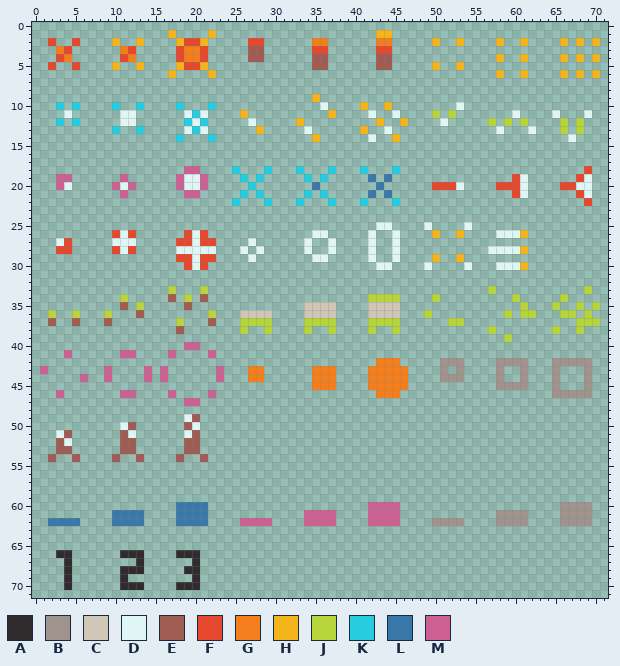
A pixel-art file gets an edit: asset_src/graphics/characters/player/spells/spells.ase. Above is the file before it was changed.
72x72 pixels, 1 frame.
Palette (. is transparent): A #302c2e  B #a0938e  C #cfc6b8  D #dff6f5  E #a05b53  F #e6482e  G #f47e1b  H #f4b41b  J #b6d53c  K #28ccdf  L #3978a8  M #cd6093
Pixels before (only the part around the change), first column x 0:
45 ...................................G
46 ...M.......MM....M....M.............
47 ...................MM...............
48 ....................................
49 ...................DE...............
50 ...........DE......ED...............
51 ...DE......ED......DE...............
52 ...ED......EE......EE...............
53 ...EE......EE......EE...............
54 ..E..E....E..E....E..E..............
55 ....................................
56 ....................................
57 ....................................
58 ....................................
And afterwards:
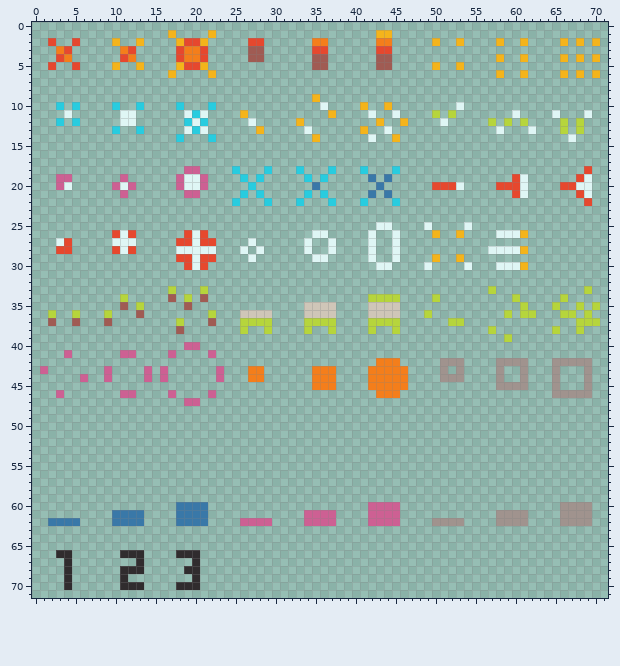
The author wrote: update spell icons
Edits made:
Changed rows in their new state; - is an unchanged pixel.
first column x 2:
49 -----------------..-
50 ---------..------..-
51 -..------..------..-
52 -..------..------..-
53 -..------..------..-
54 .--.----.--.----.--.
Boxes around the changes in both pictures, in picture pixels (x1, y1, x2, y2):
erased: (176, 414, 208, 462)
erased: (112, 422, 144, 462)
erased: (48, 430, 80, 462)
